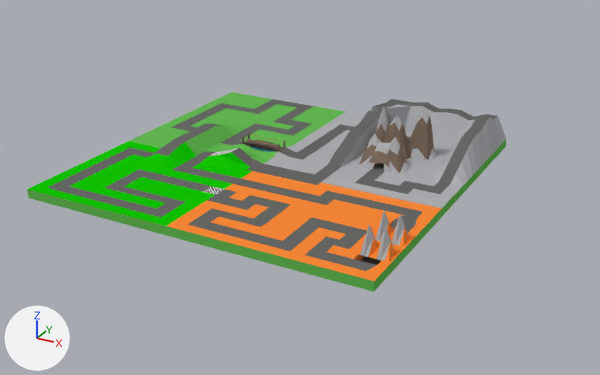
Renders of the Blender file BlenderObjects/sceneCourse.blend from each side of a commit.
The view is the same before and after, from a 50 mm camera at (150.0, -325.0, 141.0) aimed at (-5.0, -44.0, 0.0). Lighting does not change. The marker at lower left points along +X, +Y and +Z.

The first picture shows 'Mountain', 'MountainUnder', 'Plane'.
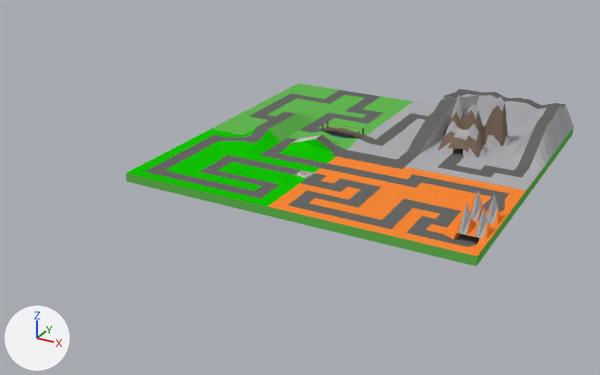
Where the change shows, as pixel boxes [x1, y1, x2, y2] in the pictures (600 x 375 px):
'Plane', moved
    before: [27, 92, 506, 292]
    after: [126, 83, 574, 266]
'Mountain', moved
    before: [358, 107, 438, 174]
    after: [436, 95, 511, 159]
'MountainUnder', moved
    before: [359, 211, 408, 262]
    after: [455, 192, 501, 239]

The edits, one by one:
Object 'MountainUnder' (ob_mountainunder) moves from (55.4, -93.2, 11.6) to (78.2, -62.3, 11.5).
Object 'Mountain' (ob_mountain) moves from (29.3, -19.8, 11.0) to (52.1, 11.2, 11.0).
Object 'Plane' (ob_plane) moves from (-17.3, -52.7, 4.6) to (5.5, -21.8, 4.6).
